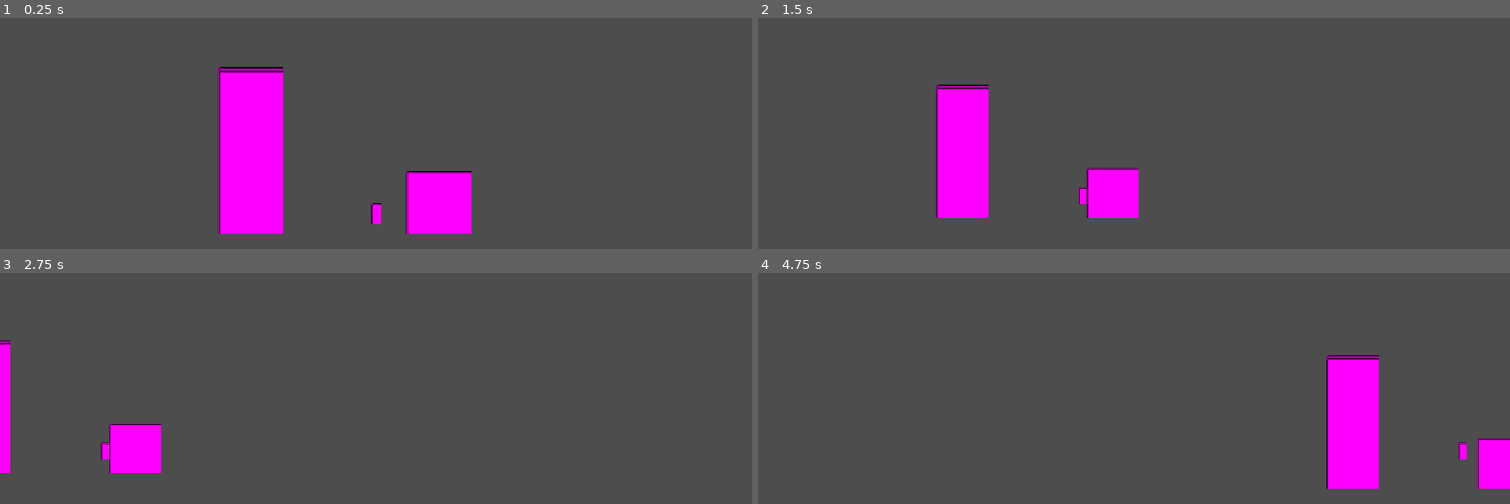
Above: before the commit, frames 1-4 (two rows, left to right).
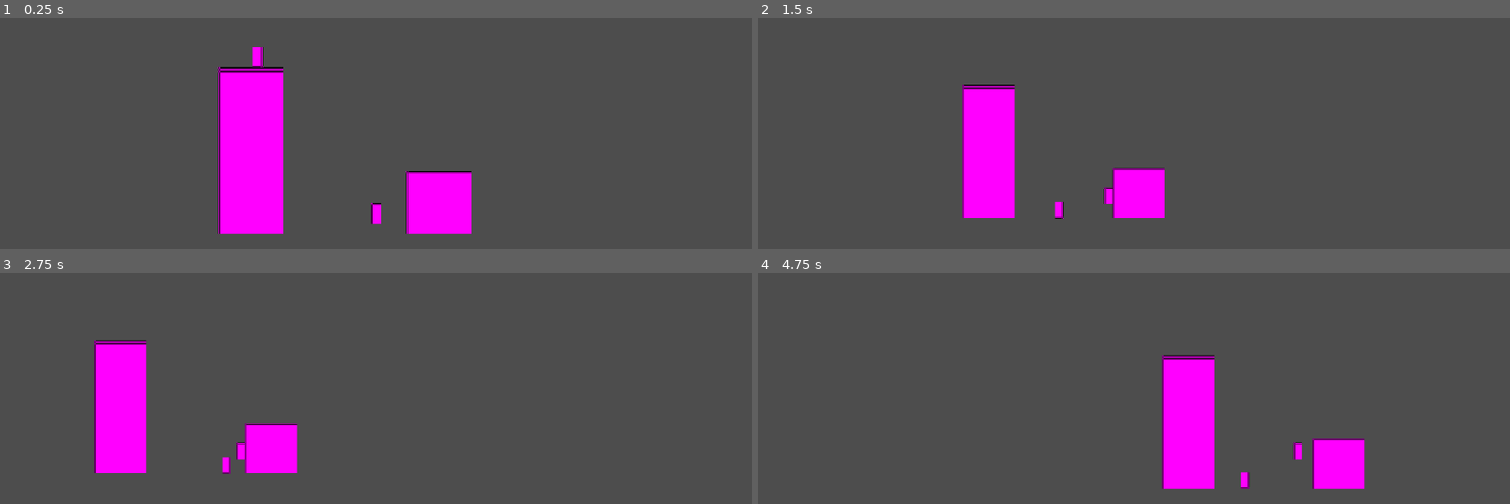
Above: after the commit, the same moments.

Repository: INV-matt/GMTK-game-jam
Game: Godot game, scene res://Main/main.tscn
Same seed, same stepped clock (60 frames per second), same inputs: the game is played once before the commit and once after it.
Inputs:
- Up to frame 1 (0.25 s): no input
- Up to frame 2 (1.5 s): hold E (pl_dash) 0.53-1.28 s; hold D (pl_right) from 0.53 s (still down); tap Space (pl_jump) at 0.77 s; tap Tab (pl_scout) at 1.35 s
- Up to frame 3 (2.75 s): tap Space (pl_jump) at 1.52 s; release D (pl_right) at 2.03 s; hold A (pl_left) from 2.03 s (still down); hold E (pl_dash) from 2.03 s (still down)
- Up to frame 4 (4.75 s): release A (pl_left) at 2.78 s; release E (pl_dash) at 2.78 s; hold D (pl_right) 2.78-4.28 s; tap Tab (pl_scout) at 2.85, 4.35 s; tap Space (pl_jump) at 3.02, 3.77, 4.52 s; hold E (pl_dash) 3.53-4.28 s; hold A (pl_left) from 4.28 s (still down)

The runs differ from the first frame. In frame 1, 0.1% of the frame differs, in the area x 33-36%, y 12-22%; in frame 2, 5.9%; in frame 3, 5.9%; in frame 4, 8.7%, in the area x 53-100%, y 35-94%.

Commit message:
Added basic enemy movement

Diff:
--- /dev/null
+++ b/Components/Health/health_component.gd
@@ -0,0 +1,22 @@
+extends Node
+
+class_name HealthComponent
+
+@export var MaxHealth = 100
+@export var DestroyOnNoHealth = false
+
+var health: int
+
+func _ready() -> void:
+  health = MaxHealth
+
+signal death
+
+func doDamage(amt: int) :
+  health -= amt
+
+  if health == 0 :
+    emit_signal("death")
+
+    if DestroyOnNoHealth :
+      get_parent().queue_free()
--- /dev/null
+++ b/Components/Health/health_component.tscn
@@ -0,0 +1,6 @@
+[gd_scene load_steps=2 format=3 uid="uid://cc4pho2soka6y"]
+
+[ext_resource type="Script" uid="uid://b6pxf2yjv2tmg" path="res://Components/Health/health_component.gd" id="1_uafr8"]
+
+[node name="health_component" type="Node"]
+script = ExtResource("1_uafr8")
--- /dev/null
+++ b/Enemies/Basic Enemy/basic_enemy.gd
@@ -0,0 +1,19 @@
+extends CharacterBody2D
+
+class_name Enemy
+
+@export var Speed = 100
+
+var _horizontalDirection = 1
+
+func _physics_process(delta: float) -> void:
+  velocity.y += get_gravity().y * delta
+
+  velocity.x = _horizontalDirection * Speed
+
+  var last_pos = global_position
+
+  move_and_slide()
+
+  if last_pos == global_position :
+    _horizontalDirection *= -1
--- /dev/null
+++ b/Enemies/Basic Enemy/basic_enemy.tscn
@@ -0,0 +1,21 @@
+[gd_scene load_steps=4 format=3 uid="uid://q2g8uqvyfrap"]
+
+[ext_resource type="Script" uid="uid://cq6qt1n1wbw40" path="res://Enemies/Basic Enemy/basic_enemy.gd" id="1_o6f8y"]
+
+[sub_resource type="PlaceholderTexture2D" id="PlaceholderTexture2D_cycm8"]
+size = Vector2(16, 32)
+
+[sub_resource type="CapsuleShape2D" id="CapsuleShape2D_o6f8y"]
+radius = 8.0
+
+[node name="basic_enemy" type="CharacterBody2D"]
+collision_layer = 4
+script = ExtResource("1_o6f8y")
+
+[node name="Sprite2D" type="Sprite2D" parent="."]
+position = Vector2(4.76837e-07, 4.76837e-07)
+rotation = 3.14159
+texture = SubResource("PlaceholderTexture2D_cycm8")
+
+[node name="CollisionShape2D" type="CollisionShape2D" parent="."]
+shape = SubResource("CapsuleShape2D_o6f8y")
--- a/Main/camera_movement.gd
+++ b/Main/camera_movement.gd
@@ -2,10 +2,9 @@
 
 @export var ScoutSpeed = 300.0
 @export var ScoutZoomMult = 0.8
-@export var ScoutCameraSpeed = 10
+@export var ScoutCameraSpeed = 5
 
 var _isScouting = false
-
 
 func _ready() -> void:
   SignalBus.connect("scout_enter", Callable(self, "_on_scout_enter"))
--- a/Main/main.tscn
+++ b/Main/main.tscn
@@ -1,7 +1,8 @@
-[gd_scene load_steps=7 format=3 uid="uid://b3ip2tsabj3dm"]
+[gd_scene load_steps=8 format=3 uid="uid://b3ip2tsabj3dm"]
 
 [ext_resource type="PackedScene" uid="uid://cnv1i1bs5daa0" path="res://Player/player.tscn" id="1_2w1kt"]
 [ext_resource type="Script" uid="uid://jy3cw8fsadki" path="res://Main/camera_movement.gd" id="2_qvhan"]
+[ext_resource type="PackedScene" uid="uid://q2g8uqvyfrap" path="res://Enemies/Basic Enemy/basic_enemy.tscn" id="3_qvhan"]
 
 [sub_resource type="WorldBoundaryShape2D" id="WorldBoundaryShape2D_ik0b0"]
 
@@ -24,12 +25,14 @@
 
 [node name="StaticBody2D" type="StaticBody2D" parent="."]
 position = Vector2(0, 72)
+collision_mask = 0
 
 [node name="CollisionShape2D" type="CollisionShape2D" parent="StaticBody2D"]
 shape = SubResource("WorldBoundaryShape2D_ik0b0")
 
 [node name="StaticBody2D2" type="StaticBody2D" parent="."]
 position = Vector2(96, 24)
+collision_mask = 0
 
 [node name="CollisionShape2D" type="CollisionShape2D" parent="StaticBody2D2"]
 shape = SubResource("RectangleShape2D_my2t3")
@@ -39,6 +42,7 @@
 
 [node name="StaticBody2D3" type="StaticBody2D" parent="."]
 position = Vector2(-192, 24)
+collision_mask = 0
 
 [node name="CollisionShape2D" type="CollisionShape2D" parent="StaticBody2D3"]
 position = Vector2(0, -80)
@@ -48,3 +52,6 @@
 position = Vector2(0, 4.29153e-06)
 scale = Vector2(1, 2.66667)
 texture = SubResource("PlaceholderTexture2D_5tkwg")
+
+[node name="basic_enemy" parent="." instance=ExtResource("3_qvhan")]
+position = Vector2(-206, -220)
--- a/Player/player.gd
+++ b/Player/player.gd
@@ -110,7 +110,6 @@
   velocity.y = -_jumpVelocity
 #endregion
 
-
 #region SCOUT
 func _handleScout() -> void:
   if _isScouting:
--- a/Player/player.tscn
+++ b/Player/player.tscn
@@ -11,6 +11,7 @@
 height = 32.0
 
 [node name="Player" type="CharacterBody2D"]
+collision_layer = 2
 script = ExtResource("1_dynme")
 
 [node name="Sprite2D" type="Sprite2D" parent="."]
--- a/Powers/Climb Power/climb_power.gd
+++ b/Powers/Climb Power/climb_power.gd
@@ -13,8 +13,6 @@
 func _process(delta: float) -> void:
   if not isReady :
     return
-
-  print(player.GlobalGravityMult)
 
   if player.velocity.x != 0 :
     return
--- a/project.godot
+++ b/project.godot
@@ -81,6 +81,13 @@
 ]
 }
 
+[layer_names]
+
+2d_physics/layer_1="environment"
+2d_physics/layer_2="player"
+2d_physics/layer_3="enemy"
+2d_physics/layer_4="hazard"
+
 [rendering]
 
 renderer/rendering_method="mobile"
Not shown, added: Components/Health/health_component.gd.uid
Not shown, added: Enemies/Basic Enemy/basic_enemy.gd.uid
